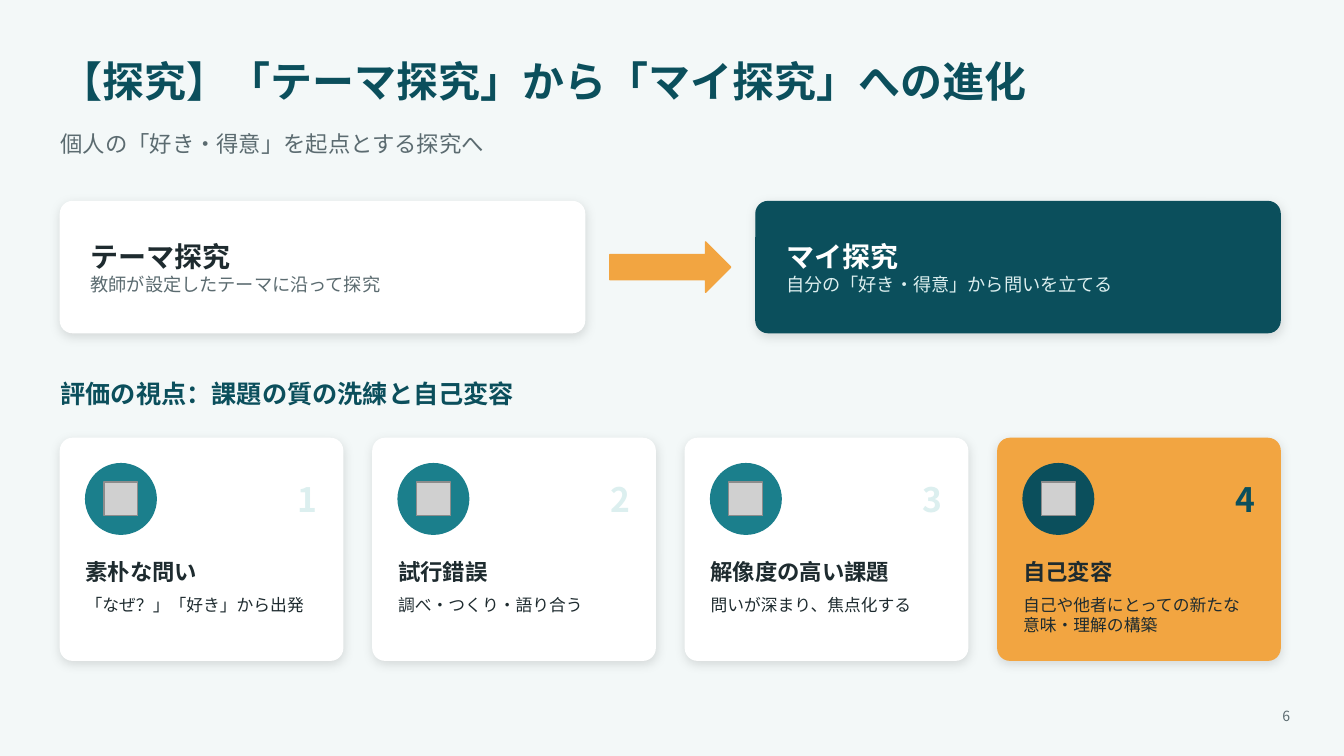
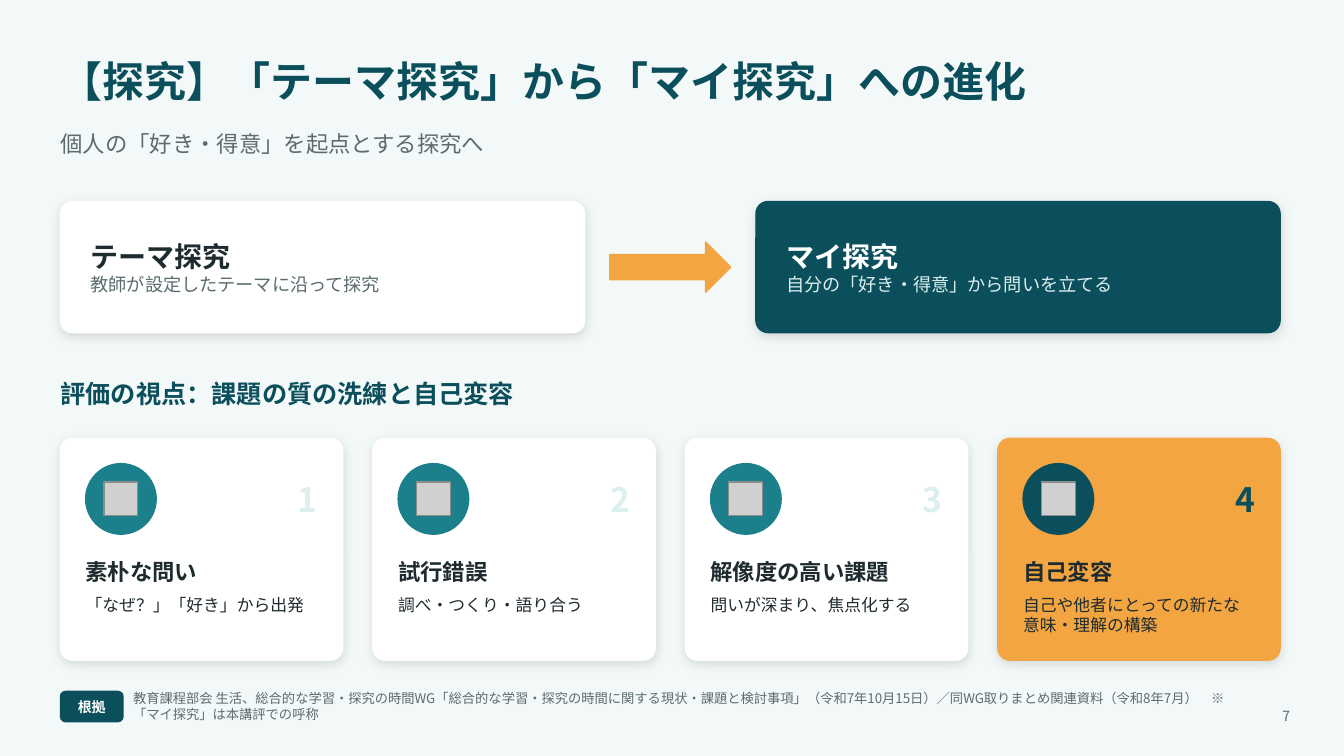
Before and after one commit to contynet730-star/con30, a slide deck: slide 7 of future_education_10years.pptx (slide 6 before the commit). Drawn at 1344x756 pixels with LibreOffice and Linux fonts; fonts in the diff are those of the drawing; grey boxes stand for pictures. Boxes give left, top, right and bottom in pixels: in the first picture for what was removed or moved away, otherwise in the second. Text is boxed around its words. In the diff, an @@ line names an element or a change of style, - is before the commit and + after.

```diff
--- a/future_education_10years.pptx
+++ b/future_education_10years.pptx
@@ rounded rectangle added at bbox=[60, 692, 123, 722], fill #0B4F5C, outline #0B4F5C 1 pt @@
@@ text added at bbox=[78, 698, 106, 716], 10 pt, text #FFFFFF, bold @@
+根拠
@@ text added at bbox=[133, 692, 1198, 720], 9.5 pt, text #5B6B70 @@
+教育課程部会 生活、総合的な学習・探究の時間WG「総合的な学習・探究の時間に関する現状・課題と検討事項」（令和7年10月15日）／同WG取りまとめ関連資料（令和8年7月） ※「マイ探究」は本講評での呼称
@@ text at bbox=[1282, 711, 1290, 721]: text changed @@
-6
+7
```
Also in this commit, not shown: 5 other slides changed, 2 slides added, 1 other file.
